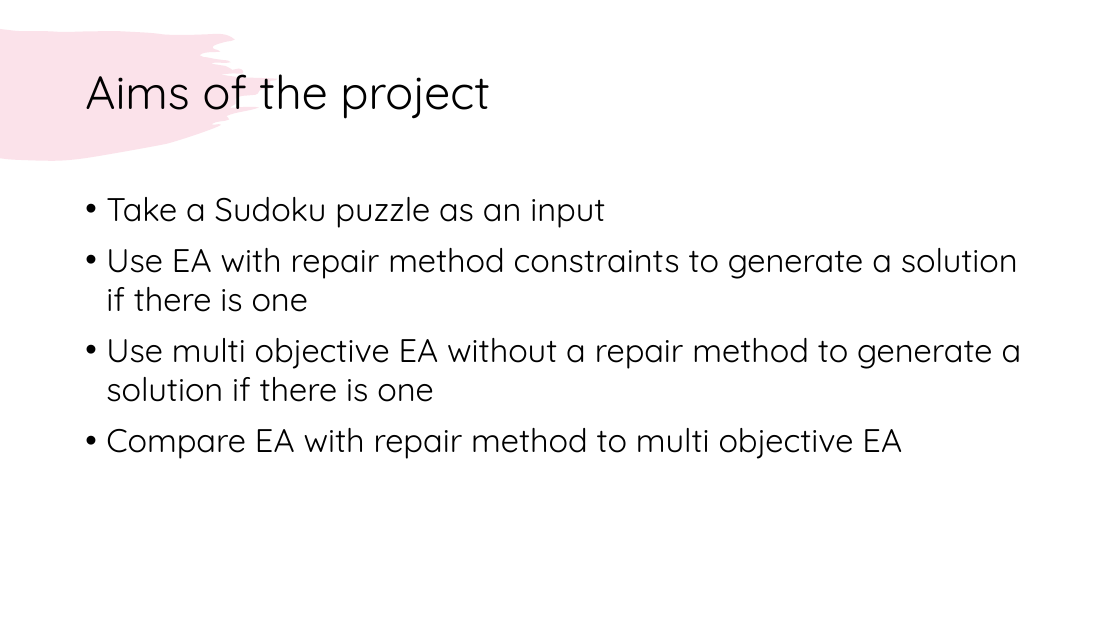
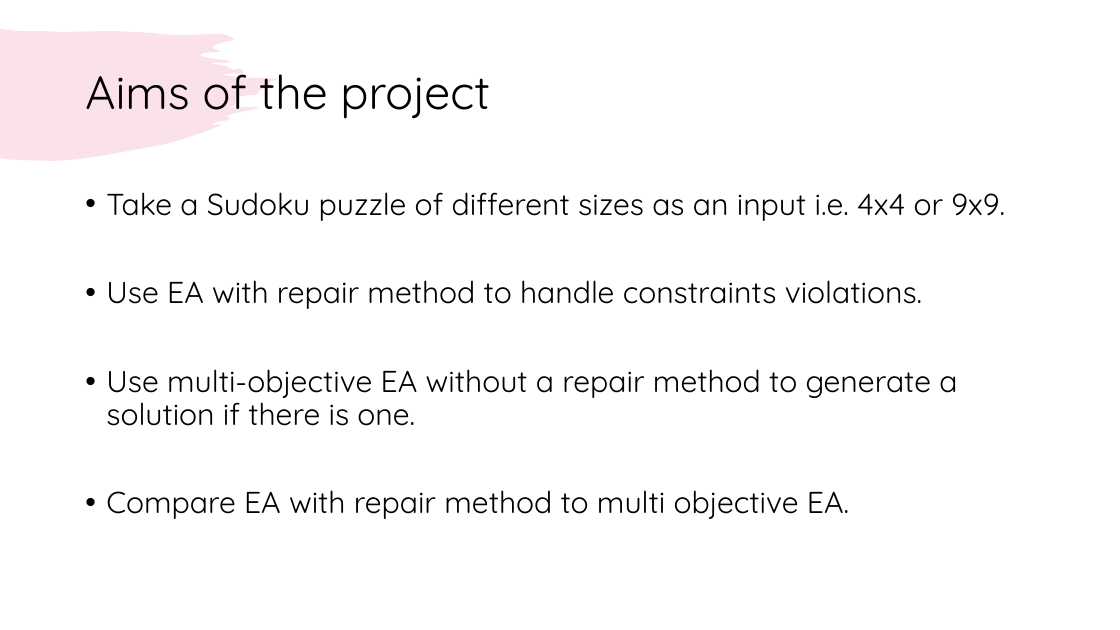
Before and after one commit to sfreeman218/MMP_Sudoku, a slide deck: slide 3 of Documentation/WIPs/Midproject review presentation/Solving Solitaire game with AI review.pptx. Drawn at 1120x630 pixels with LibreOffice and Linux fonts; fonts in the diff are those of the drawing. Boxes give left, top, right and bottom in pixels: in the first picture for what was removed or moved away, otherwise in the second. Text is boxed around its words. In the diff, an @@ line names an element or a change of style, - is before the commit and + after.

```diff
--- a/Documentation/WIPs/Midproject review presentation/Solving Solitaire game with AI review.pptx
+++ b/Documentation/WIPs/Midproject review presentation/Solving Solitaire game with AI review.pptx
@@ text at (x1=106, y1=192, x2=1005, y2=519): text changed; size 28 to 25.9 pt @@
-• Take a Sudoku puzzle as an input
-• Use EA with repair method constraints to generate a solution if there is one
-• Use multi objective EA without a repair method to generate a solution if there is one
-• Compare EA with repair method to multi objective EA
+• Take a Sudoku puzzle of different sizes as an input i.e. 4x4 or 9x9.
+• Use EA with repair method to handle constraints violations.
+• Use multi-objective EA without a repair method to generate a solution if there is one.
+• Compare EA with repair method to multi objective EA.
```
Also in this commit, not shown: 6 other slides changed, 2 slides added, 1 other file.
